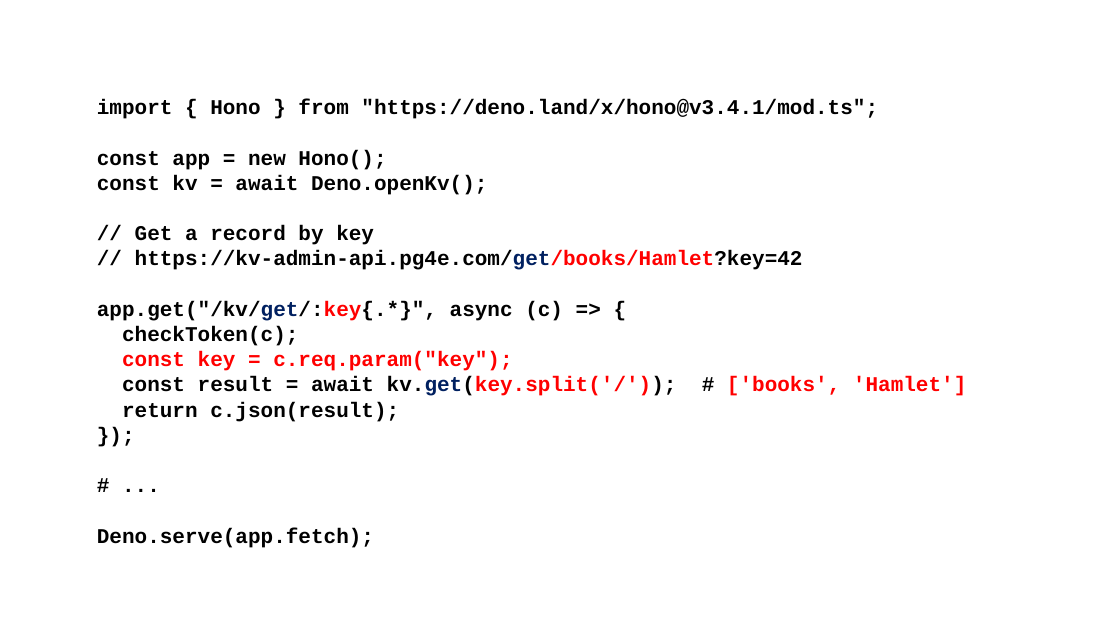
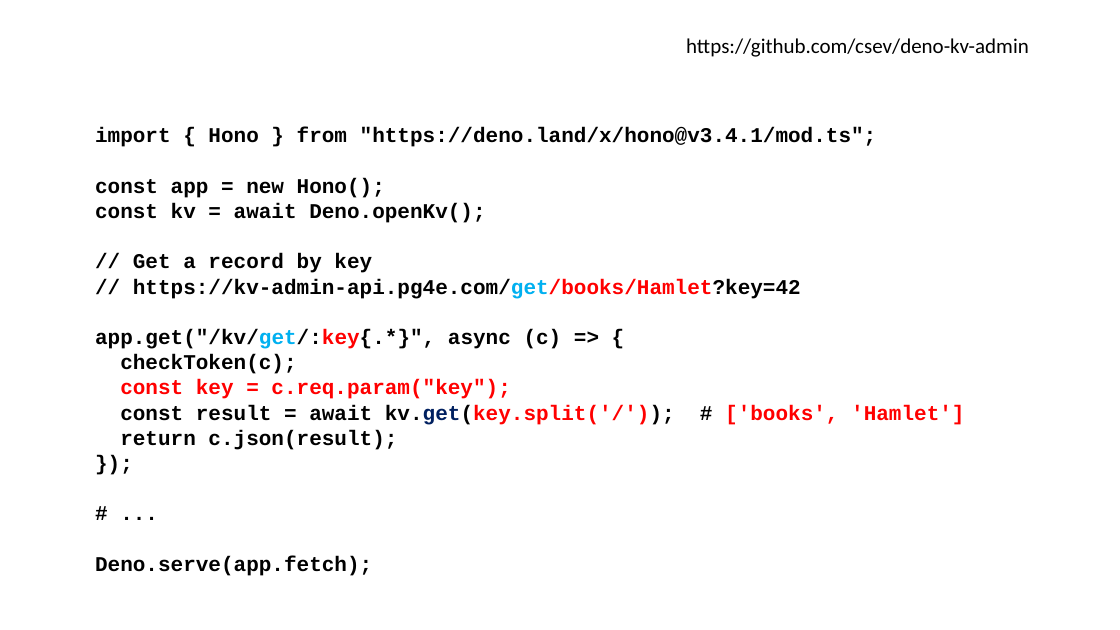
Before and after one commit to csev/pg4e, a slide deck: slide 42 of lectures/07-DenoKV.pptx. Drawn at 1120x630 pixels with LibreOffice and Linux fonts; fonts in the diff are those of the drawing. Boxes give left, top, right and bottom in pixels: in the first picture for what was removed or moved away, otherwise in the second. Text is boxed around its words. In the diff, an @@ line names an element or a change of style, - is before the commit and + after.

```diff
--- a/lectures/07-DenoKV.pptx
+++ b/lectures/07-DenoKV.pptx
@@ text added at (686,38,1029,57), 18 pt, text #000000 @@
+https://github.com/csev/deno-kv-admin
@@ text "import { Hono } from ...": place and size @@
-text "import { Hono } from ..." at (97,99,878,548)
+text "import { Hono } from ..." at (95,127,877,576)
@@ text at (95,279,801,349): text colour #002060 to #00B0F0 in "https://kv-admin-api.pg4e.com/get/books/Hamlet?key=42", "app.get("/kv/get/:key{.*}"," @@
```
Also in this commit, not shown: 2 other slides changed.
